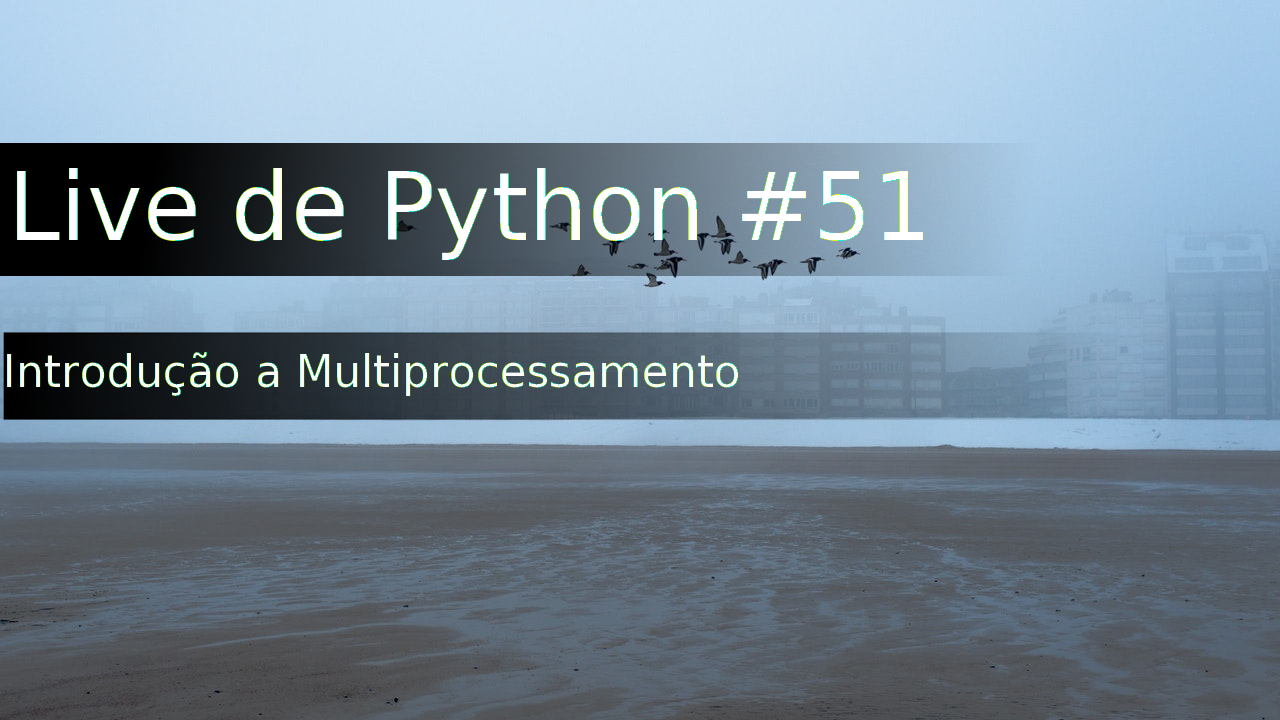
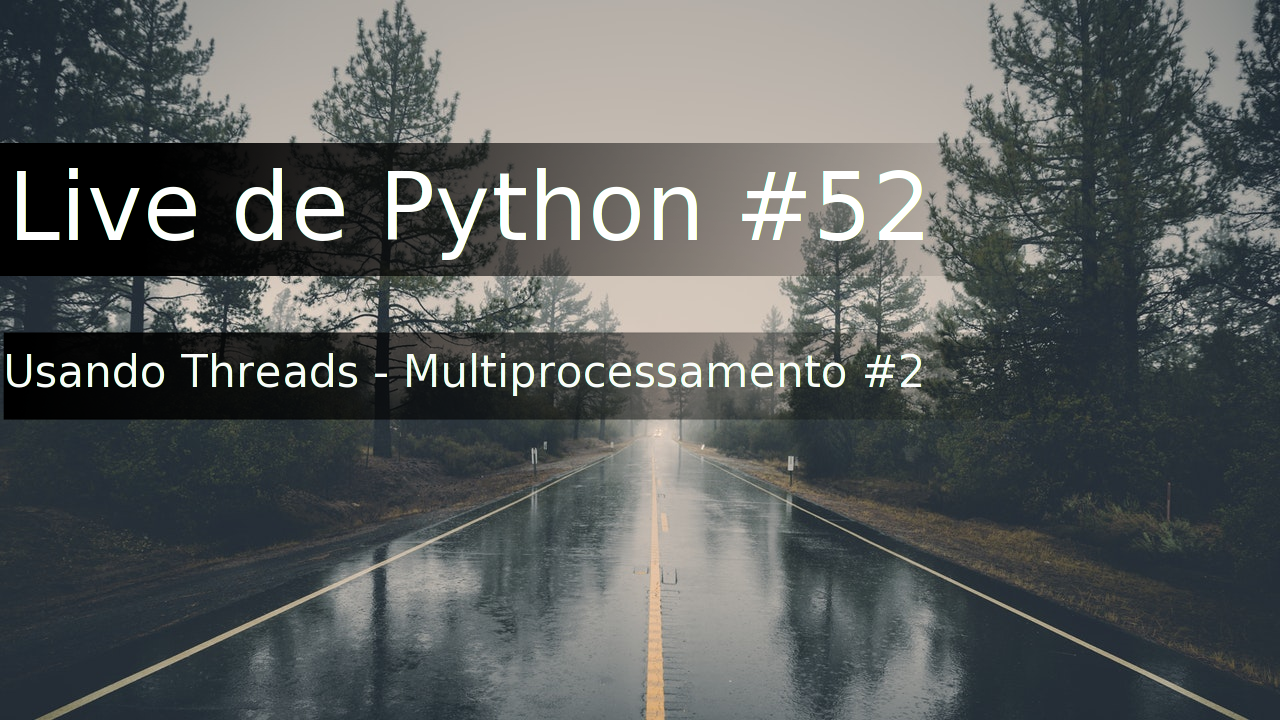
Layers edited between the first and the second 1280px x 720px image:
renamed "Introdução a Multiprocessament..." to "Usando Threads - Multiprocessa...", painted on it over [7, 352, 922, 396]
renamed "Live de Python #51" to "Live de Python #52", painted on it over [25, 168, 923, 260]
renamed "pexels-photo-14675.jpeg" to "pexels-photo-39811(1).jpeg", painted on it over [0, 0, 1280, 720]
